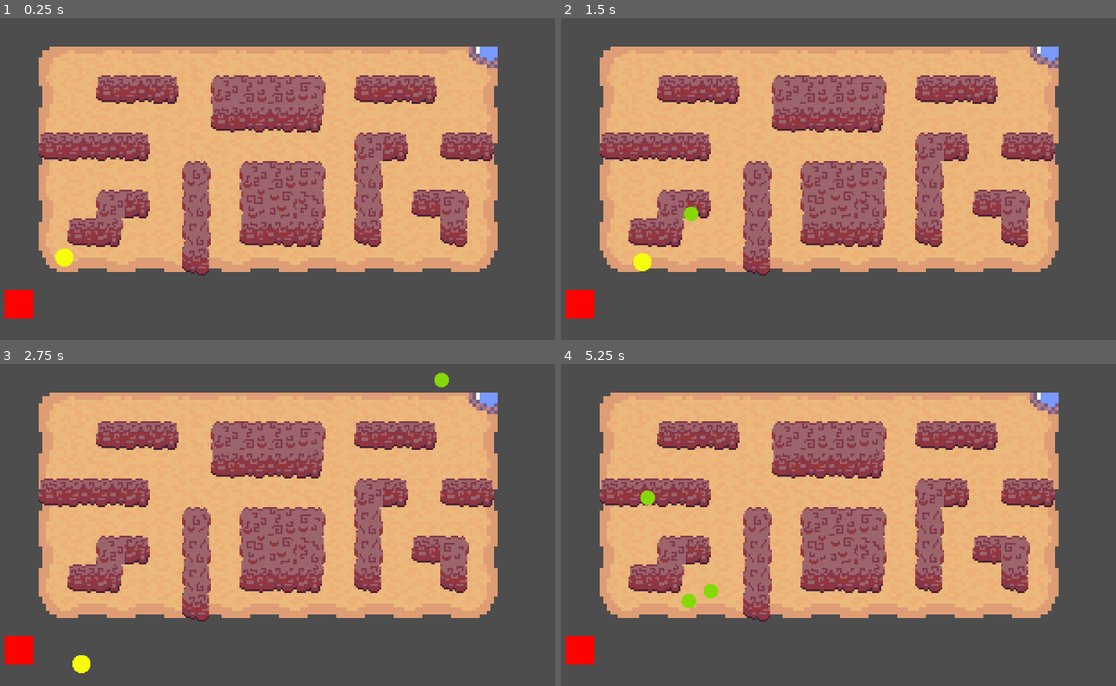
Above: before the commit, frames 1-4 (two rows, left to right).
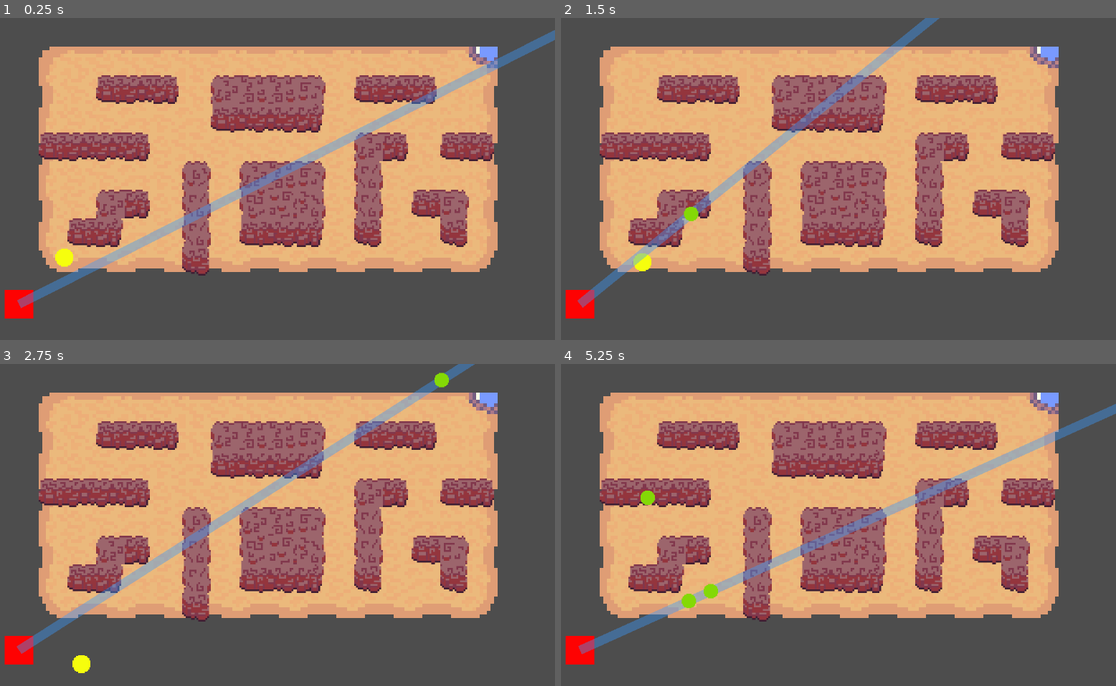
Above: after the commit, the same moments.

Repository: YannVeld/LD59
Game: Godot game, scene res://main_scene.tscn
The game is run twice, just before and just after one commit, with the same random seed, the same clock (stepped at 60 frames per second) and the same inputs.
Inputs (mouse positions are in pixels of both pictures, inside the frame that each line leads up to):
- Up to frame 1 (0.25 s): no input
- Up to frame 2 (1.5 s): tap Enter at 0.5 s; move the mouse to (955, 162) at 0.52 s; hold D (move_right) 0.53-1.28 s; move the mouse to (716, 195) at 1.27 s; hold Down (move_down) from 1.28 s (still down)
- Up to frame 3 (2.75 s): move the mouse to (327, 454) at 2.02 s; release Down (move_down) at 2.03 s; hold D (move_right) from 2.03 s (still down)
- Up to frame 4 (5.25 s): move the mouse to (799, 589) at 2.77 s; release D (move_right) at 2.78 s; hold Up (move_up) 2.78-3.53 s; move the mouse to (999, 573) at 3.52 s; hold A (move_left) 3.53-5.03 s; move the mouse to (655, 476) at 4.27 s; tap Space at 5 s; move the mouse to (855, 525) at 5.02 s; hold Down (move_down) from 5.03 s (still down)

The runs differ from the first frame. In frame 1, 3.1% of the frame differs, in the area x 3-100%, y 3-91%; in frame 2, 2.3%; in frame 3, 2.6%; in frame 4, 2.9%.

Commit message:
Add aim guide

Diff:
--- /dev/null
+++ b/Scripts/aim_guide.gd
@@ -0,0 +1,21 @@
+extends Line2D
+
+const LENGTH=1000
+var end_point
+@onready
+var transmitter = $"../Transmitter"
+var start_point
+
+# Called when the node enters the scene tree for the first time.
+func _ready() -> void:
+	start_point = transmitter.position
+	add_point(start_point)
+	end_point = start_point+(get_viewport().get_mouse_position()-start_point).normalized()*LENGTH
+	add_point(end_point)
+	return
+
+# Called every frame. 'delta' is the elapsed time since the previous frame.
+func _process(delta: float) -> void:
+	end_point = start_point+(get_viewport().get_mouse_position()-start_point).normalized()*LENGTH
+	set_point_position(1, end_point)
+	pass
--- a/main_scene.tscn
+++ b/main_scene.tscn
@@ -6,6 +6,7 @@
 [ext_resource type="Script" uid="uid://h43ds2es3fif" path="res://Scripts/robot.gd" id="5_66tet"]
 [ext_resource type="Texture2D" uid="uid://jg7vkbyvcha6" path="res://Sprites/yellowCircle.png" id="6_hq1ik"]
 [ext_resource type="Texture2D" uid="uid://cpf5srwqavjbr" path="res://Sprites/redSquare.png" id="7_7ycvg"]
+[ext_resource type="Script" uid="uid://cjplv6ag6cgk3" path="res://Scripts/aim_guide.gd" id="7_nfk4m"]
 [ext_resource type="Script" uid="uid://nmem2o8mu50w" path="res://Scripts/transmitter.gd" id="8_7ycvg"]
 
 [sub_resource type="TileSetAtlasSource" id="TileSetAtlasSource_hq1ik"]
@@ -1207,6 +1208,11 @@
 [node name="Sprite2D" type="Sprite2D" parent="Transmitter" unique_id=311778844]
 texture = ExtResource("7_7ycvg")
 
+[node name="AimGuide" type="Line2D" parent="." unique_id=245342479]
+width = 5.0
+default_color = Color(0.22352941, 0.60784316, 1, 0.40392157)
+script = ExtResource("7_nfk4m")
+
 [node name="SignalPackets" type="Node" parent="." unique_id=942323314]
 
 [connection signal="area_entered" from="Robot/Area2D" to="Robot" method="_on_area_2d_area_entered"]
Not shown, added: Scripts/aim_guide.gd.uid
